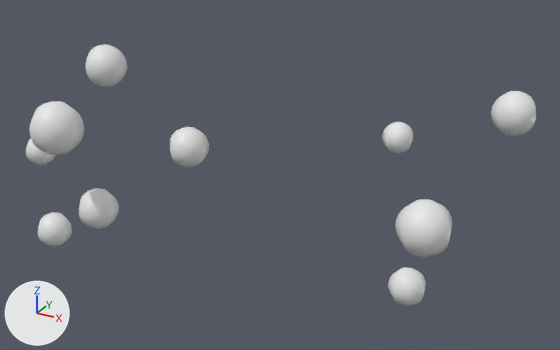
The FBX model src/bin/models/zonas/arrecifes/Bubbles.fbx, before and after one commit.
The view is the same before and after, from a 50 mm lens placed at (5.96, -6.2, 4.24), pointed at (2.32, 0.42, 0.93). The lights are fixed; the arrows at lower left show +X, +Y and +Z. The first picture is the older version. Where no turn or scale is listed for an object, it has been applied to the vertices.

The older version as bpy lines, for what is in view:
```python
ob_sphere = bpy.data.objects.new('Sphere', me_sphere_010)
ob_sphere.location = (0.029, 0.07, 0.143)
ob_sphere_002 = bpy.data.objects.new('Sphere.002', me_sphere_012)
ob_sphere_002.location = (-0.052, -0.36, 1.289)
ob_sphere_003 = bpy.data.objects.new('Sphere.003', me_sphere_013)
ob_sphere_003.location = (0.377, -0.979, 0.432)
ob_sphere_004 = bpy.data.objects.new('Sphere.004', me_sphere_014)
ob_sphere_004.location = (-0.754, 1.309, 1.488)
ob_sphere_005 = bpy.data.objects.new('Sphere.005', me_sphere_015)
ob_sphere_005.location = (1.047, 0.556, 0.959)
ob_sphere_006 = bpy.data.objects.new('Sphere.006', me_sphere_016)
ob_sphere_006.location = (4.179, -0.381, 1.131)
ob_sphere_007 = bpy.data.objects.new('Sphere.007', me_sphere_017)
ob_sphere_007.location = (3.921, 0.065, 0.224)
ob_sphere_008 = bpy.data.objects.new('Sphere.008', me_sphere_018)
ob_sphere_008.location = (3.583, 0.475, 1.57)
ob_sphere_009 = bpy.data.objects.new('Sphere.009', me_sphere_019)
ob_sphere_009.location = (4.705, 0.152, 2.1)
```
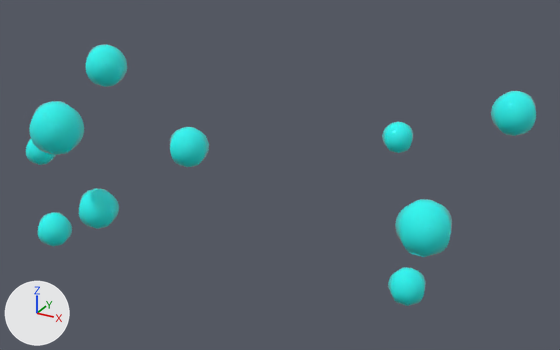
Boxes (x1, y1, x2, y2) around the edits, measured in the pictures (560 x 350 px):
```json
{"object": "Sphere.006", "change": "recoloured", "before": [395, 199, 452, 257], "after": [395, 199, 452, 257], "on screen": "white to cyan"}
{"object": "Sphere.002", "change": "recoloured", "before": [29, 101, 84, 155], "after": [29, 101, 84, 155], "on screen": "white to cyan"}
{"object": "Sphere.009", "change": "recoloured", "before": [491, 91, 536, 136], "after": [491, 91, 536, 136], "on screen": "white to cyan"}
{"object": "Sphere.004", "change": "recoloured", "before": [86, 44, 127, 87], "after": [86, 44, 127, 87], "on screen": "white to cyan"}
{"object": "Sphere", "change": "recoloured", "before": [79, 188, 119, 229], "after": [79, 188, 119, 229], "on screen": "white to cyan"}
{"object": "Sphere.005", "change": "recoloured", "before": [170, 127, 209, 167], "after": [170, 127, 209, 167], "on screen": "white to cyan"}
{"object": "Sphere.007", "change": "recoloured", "before": [388, 268, 426, 306], "after": [388, 268, 426, 306], "on screen": "white to cyan"}
{"object": "Sphere.003", "change": "recoloured", "before": [38, 212, 72, 246], "after": [38, 212, 72, 246], "on screen": "white to cyan"}
{"object": "Sphere.008", "change": "recoloured", "before": [382, 122, 413, 153], "after": [382, 122, 413, 153], "on screen": "white to cyan"}
{"object": "Sphere.001", "change": "recoloured", "before": [26, 138, 56, 165], "after": [26, 138, 56, 165], "on screen": "white to cyan"}
```

Edits to the scene script, one JSON object a line:
```json
{"op": "set", "path": "mat_material_002.base_color", "old": "(0.8, 0.8, 0.8)", "new": "(0.0164, 0.922, 0.866)", "note": "white #e7e7e7 -> cyan #23f6ef"}
```
